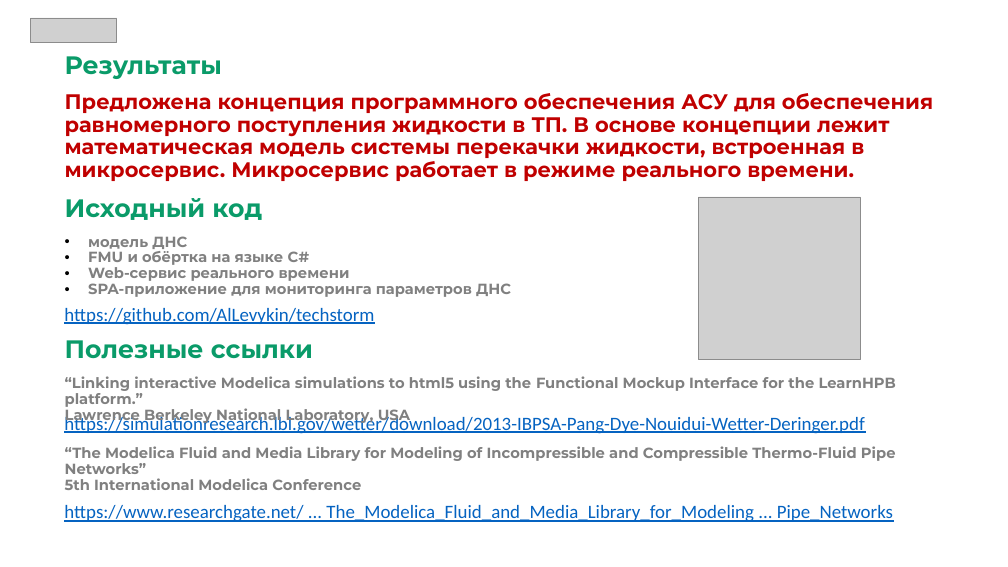
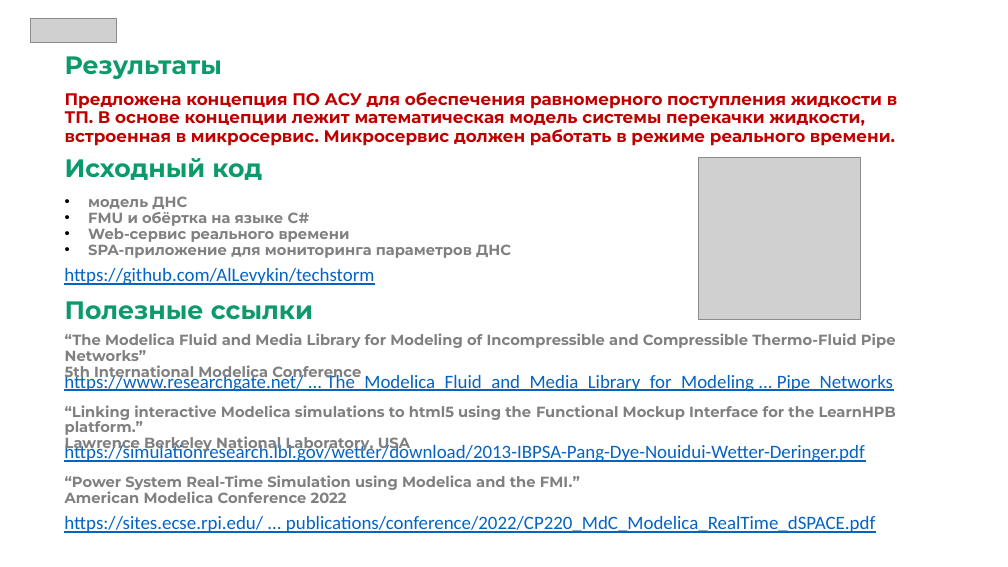
Before and after one commit to AlLevykin/techstorm, a slide deck: slide 8 of Презентация/Кейс2-SNZ-Левыкин.pptx. Drawn at 1008x567 pixels with LibreOffice and Linux fonts; fonts in the diff are those of the drawing; grey boxes stand for pictures. Boxes give left, top, right and bottom in pixels: in the first picture for what was removed or moved away, otherwise in the second. Text is boxed around its words. In the diff, an @@ line names an element or a change of style, - is before the commit and + after.

```diff
--- a/Презентация/Кейс2-SNZ-Левыкин.pptx
+++ b/Презентация/Кейс2-SNZ-Левыкин.pptx
@@ text at [65,92,897,146]: text changed; size 20 to 16 pt @@
-Предложена концепция программного обеспечения АСУ для обеспечения равномерного поступления жидкости в ТП. В основе концепции лежит математическая модель системы перекачки жидкости, встроенная в микросервис. Микросервис работает в режиме реального времени.
+Предложена концепция ПО АСУ для обеспечения равномерного поступления жидкости в ТП. В основе концепции лежит математическая модель системы перекачки жидкости, встроенная в микросервис. Микросервис должен работать в режиме реального времени.
@@ 4 texts, 1 picture: place and size @@
-4 texts, 1 picture at [64,197,861,359]
+4 texts, 1 picture at [64,157,861,320]
@@ text "“The Modelica Fluid and Media ..." rewrapped from [65,446,896,490] to [65,333,896,381] @@
@@ text "https://www.researchgate.net/ ... The_Modelica_Fluid_and_Med ...": place and size @@
-text "https://www.researchgate.net/ ... The_Modelica_Fluid_and_Med ..." at [64,505,893,522]
+text "https://www.researchgate.net/ ... The_Modelica_Fluid_and_Med ..." at [64,372,893,392]
@@ text "“Linking interactive Modelica simulations to ...": place and size @@
-text "“Linking interactive Modelica simulations to ..." at [65,376,896,424]
+text "“Linking interactive Modelica simulations to ..." at [65,405,896,453]
@@ text "https://simulationresearch.lbl.gov/wetter/download/2013-IBPS ...": place and size @@
-text "https://simulationresearch.lbl.gov/wetter/download/2013-IBPS ..." at [64,414,864,434]
+text "https://simulationresearch.lbl.gov/wetter/download/2013-IBPS ..." at [64,443,864,462]
@@ text added at [65,475,580,503], 14 pt, text #808080, bold @@
+“Power System Real-Time Simulation using Modelica and the FMI.”
+American Modelica Conference 2022
@@ text added at [64,516,875,533], 18 pt, text #0563C1, underline @@
+https://sites.ecse.rpi.edu/ ... publications/conference/2022/CP220_MdC_Modelica_RealTime_dSPACE.pdf
```
